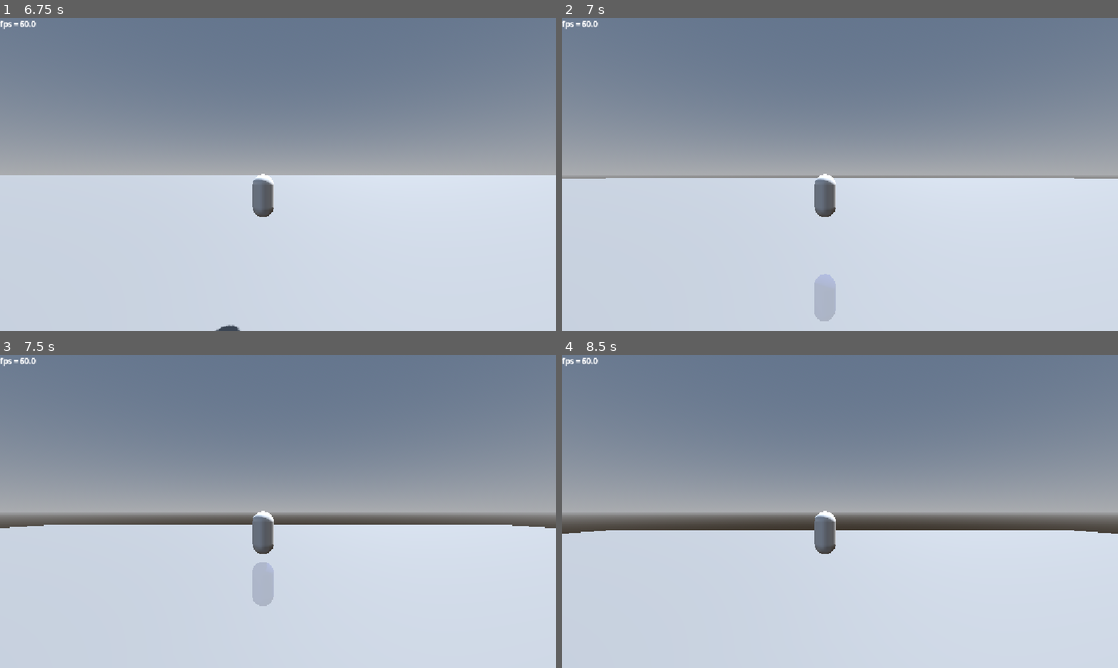
Above: before the commit, frames 1-4 (two rows, left to right).
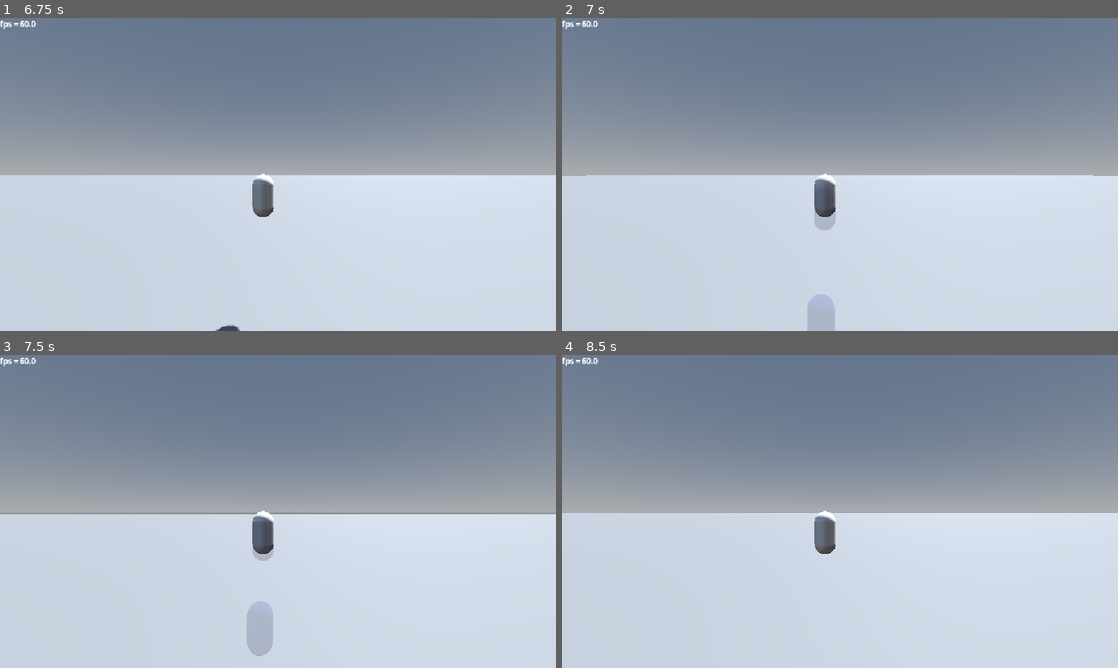
Above: after the commit, the same moments.

Repository: mrgarso/azure-latch
Game: Godot game, scene res://scenes/main_menu.tscn
Two runs of this game, one before a commit and one after it. Both use one fixed random seed, a clock stepped at 60 frames per second and the inputs below. The engine's default icon, where the game draws it, is replaced by a stand-in: a white triangle on a blue panel in a dark square.
Inputs (mouse positions are in pixels of both pictures, inside the frame that each line leads up to):
- Up to frame 1 (6.75 s): click (189, 133) at 0.52 s; type "12" at 0.6 s; click (366, 133) at 0.75 s; type "12" at 0.83 s; click "PLAY" at 1.25 s; tap Enter at 2, 5 s; move the mouse to (400, 158) at 2.02 s; tap 1 (1) at 2.1 s; tap A (a) at 2.3, 2.85 s; move the mouse to (166, 190) at 2.77 s; tap D (d) at 3.05, 3.6 s; move the mouse to (333, 105) at 3.52 s; tap E (e) at 3.8, 4.35 s; tap Space (space) at 4.25, 5.85, 6.5 s; move the mouse to (250, 237) at 4.27 s; tap S (s) at 4.55, 5.1 s; move the mouse to (444, 221) at 5.02 s; hold Space (space) 5.03-5.78 s; move the mouse to (111, 127) at 5.77 s; tap W (w) at 6.05, 6.6 s; move the mouse to (305, 174) at 6.52 s
- Up to frame 2 (7 s): tap 1 (1) at 6.8 s
- Up to frame 3 (7.5 s): move the mouse to (194, 433) at 7.27 s; tap 1 (1) at 7.35 s
- Up to frame 4 (8.5 s): tap A (a) at 7.55, 8.1 s; move the mouse to (962, 495) at 8.02 s; tap D (d) at 8.3 s

Frame 1 is identical in both runs. In frame 2, 1.6% of the frame differs, in the area x 0-100%, y 50-100%; in frame 3, 4.6%; in frame 4, 5.5%, in the area x 0-100%, y 50-58%.

Commit message:
acomodamiento de hitbox

Diff:
--- a/scripts/grab_ball_area.gd
+++ b/scripts/grab_ball_area.gd
@@ -7,7 +7,7 @@
 var kick_strength := 5.0
 @export var kick_modes :Array[float] = [0.1, 0.5]
 @export var strength := 1.0
-@export var kick_strengths :Array[float] = [10.0, 30.0, 75.0]
+@export var kick_strengths :Array[float] = [50.0, 35.0, 60.0]
 @export var ball_holder: Node3D
 @export var player: Player
 @export var ball_aim: MeshInstance3D
@@ -24,6 +24,7 @@
 			kick_strength = kick_strengths[1] * strength
 		var x when x >= kick_modes[1]:
 			kick_strength = kick_strengths[2] * strength
+	print(kick_strengths)
 	if ball:
 		ball.global_position = ball_holder.global_position
 	curvature_force *= strength
--- a/scripts/skills/Isagi_moves/nagi_control.gd
+++ b/scripts/skills/Isagi_moves/nagi_control.gd
@@ -23,7 +23,7 @@
 			return
 
 		SB.afterimage(target, 5, 0.15, 0.3, Color(0,0.3,0.7,0.4))
-		SB.velocity(target, true, Vector3(0, 20.4, -1.2), 0.6, .97, 0.0, false, true)
+		SB.velocity(target, true, Vector3(0, 2.4, -1.2), 0.6, .97, 0.0, false, true)
 		await SB.hitbox(target, Vector3.ONE * 5, Vector3.ZERO, 0.6, SB.HitboxTargets.BALL)
 		if target.ball:
 			SB.fov_change(target, 70, 50, 0.05)
--- a/scripts/skills/movement.gd
+++ b/scripts/skills/movement.gd
@@ -9,8 +9,12 @@
 			if dir == 0:
 				player.using_move = true
 				var tackle_duration := 0.9
-				SB.hitbox(player, Vector3.ONE * 5, Vector3.ZERO, tackle_duration, SB.HitboxTargets.PLAYERS)
-				await SB.velocity(get_parent(), true, Vector3(0,1,-5), tackle_duration, 0.95)
+				SB.velocity(get_parent(), true, Vector3(0,1,-5), tackle_duration, 0.95)
+				for i in int(Engine.physics_ticks_per_second * tackle_duration):
+					if player.ball != null:
+						break
+					await SB.hitbox(player, Vector3.ONE * 5, Vector3.ZERO, Engine.time_scale / Engine.physics_ticks_per_second, SB.HitboxTargets.PLAYERS)
+				SB.clear_velocities(player)
 				player.using_move = false
 				return
 			SB.velocity(get_parent(), true, Vector3(dir * 5,0,0), 0.1, 0.8, 40.0, true)
--- a/scripts/skills/skill_builder.gd
+++ b/scripts/skills/skill_builder.gd
@@ -8,14 +8,11 @@
 		target.current_gravity = custom_gravity
 	if reset_y:
 		target.velocity.y = 0.0
-	print("before: ", target.velocity)
 	imp.vec = direction
 	imp.override = override
-	#print(int(!override))
 	target.impulses.append(imp)
 	if fade_out:
 		for i in (Engine.physics_ticks_per_second * duration):
-			print("during: ", target.velocity)
 			imp.vec *= decay
 			imp.vec.y -= custom_gravity * (Engine.time_scale/Engine.physics_ticks_per_second) * 0.5
 			if imp.cleared:
@@ -163,7 +160,7 @@
 	BALL = 3
 }
 
-func hitbox(parent: Player = null, size := Vector3.ONE * 10, offset := Vector3.ZERO, duration := 1.0, target := HitboxTargets.BALL) -> Player:
+func hitbox(parent: Player = null, size := Vector3.ONE * 10, offset := Vector3.ZERO, duration := 1.0, target := HitboxTargets.BALL) -> void:
 	var area := Area3D.new()
 	var collision := CollisionShape3D.new()
 	@warning_ignore("unused_variable")
@@ -189,6 +186,33 @@
 	delete(area, 0.0)
 	if target_hit is Ball:
 		parent.ball = target_hit
+
+func hitbox_detailed(parent: Player = null, size := Vector3.ONE * 10, offset := Vector3.ZERO, duration := 1.0, target := HitboxTargets.BALL) -> Player:
+	var area := Area3D.new()
+	var collision := CollisionShape3D.new()
+	@warning_ignore("unused_variable")
+	var collided := false
+	var target_hit :Node3D= null
+	collision.shape = BoxShape3D.new() as BoxShape3D
+	collision.position = offset
+	collision.debug_color = Color(0.5,0,1)
+	collision.shape.size = size
+	collision.disabled = !parent.can_grab_ball
+	area.set_collision_mask_value(1, false)
+	area.set_collision_mask_value(target, true)
+	area.add_child(collision)
+	parent.add_child(area)
+	for i in Engine.physics_ticks_per_second * duration:
+		area.global_position = parent.global_position
+		collision.disabled = !parent.can_grab_ball
+		if area.get_overlapping_areas() and area.get_overlapping_areas()[0].get_parent() != parent:
+			collided = true
+			target_hit = area.get_overlapping_areas()[0].get_parent()
+			break
+		await wait(1)
+	delete(area, 0.0)
+	if target_hit is Ball:
+		parent.ball = target_hit
 	return null
 
 func player_state(target : Player = null, grab_ball := true, iframes := false, duration := 1.0) -> void:
